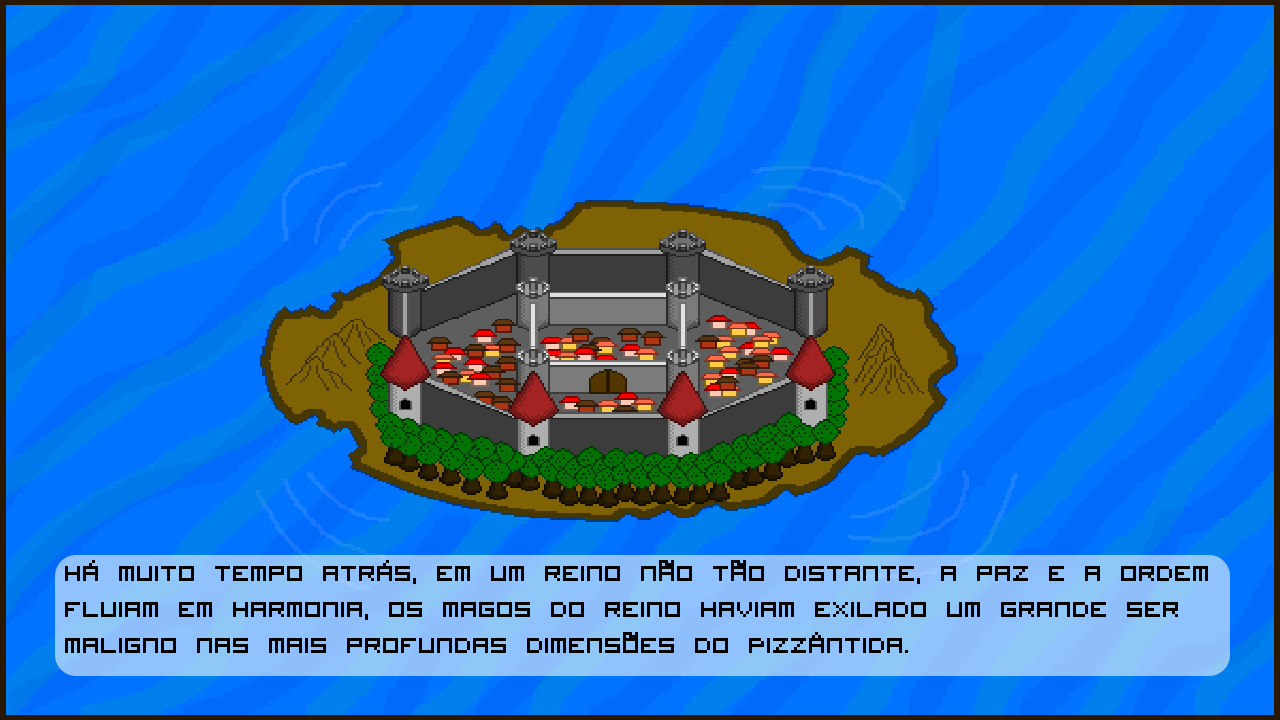
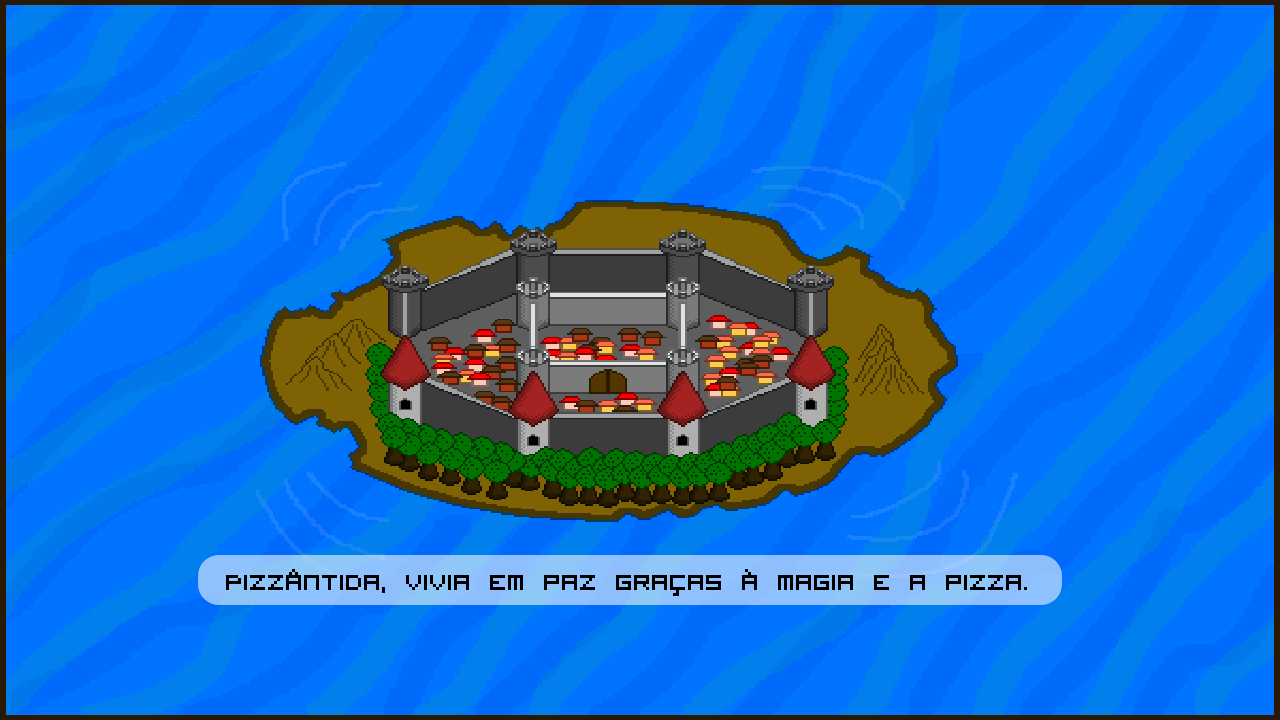
Layered file, before and after one edit (w=1280, h=720). Changes by layer:
renamed "Há muito tempo atrás, em um reino não tão distante, a paz e a o" to "Pizzântida, vivia em paz graças à magia e a pizza.", painted on it over [65, 560, 1208, 653]
painted on "Rectangle 1" over [55, 555, 1230, 676]
